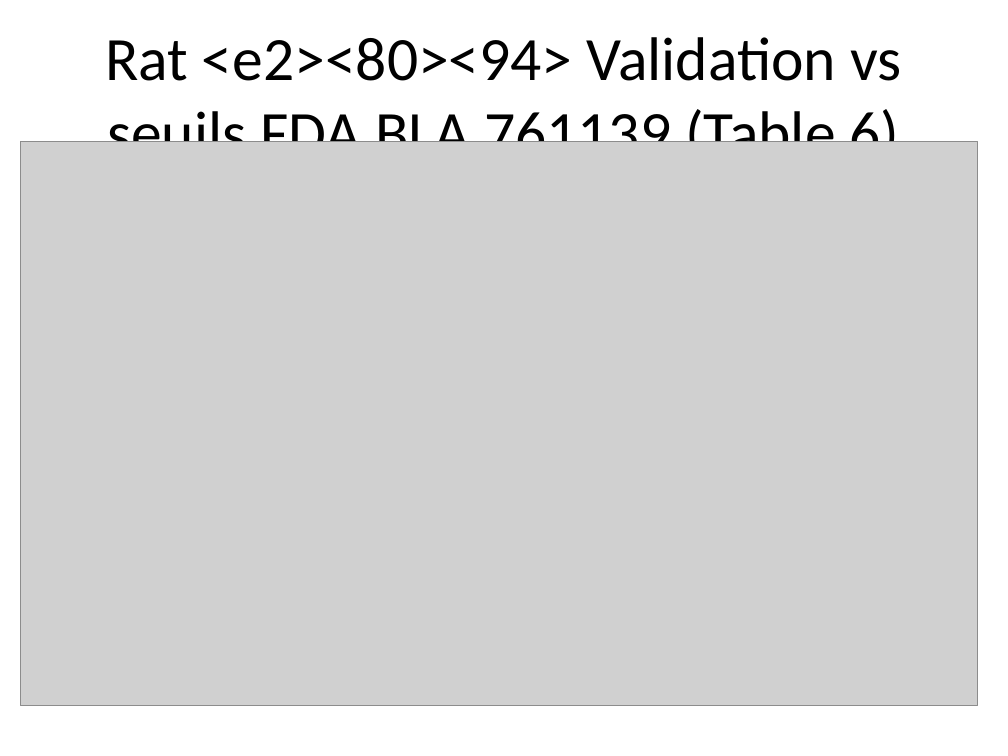
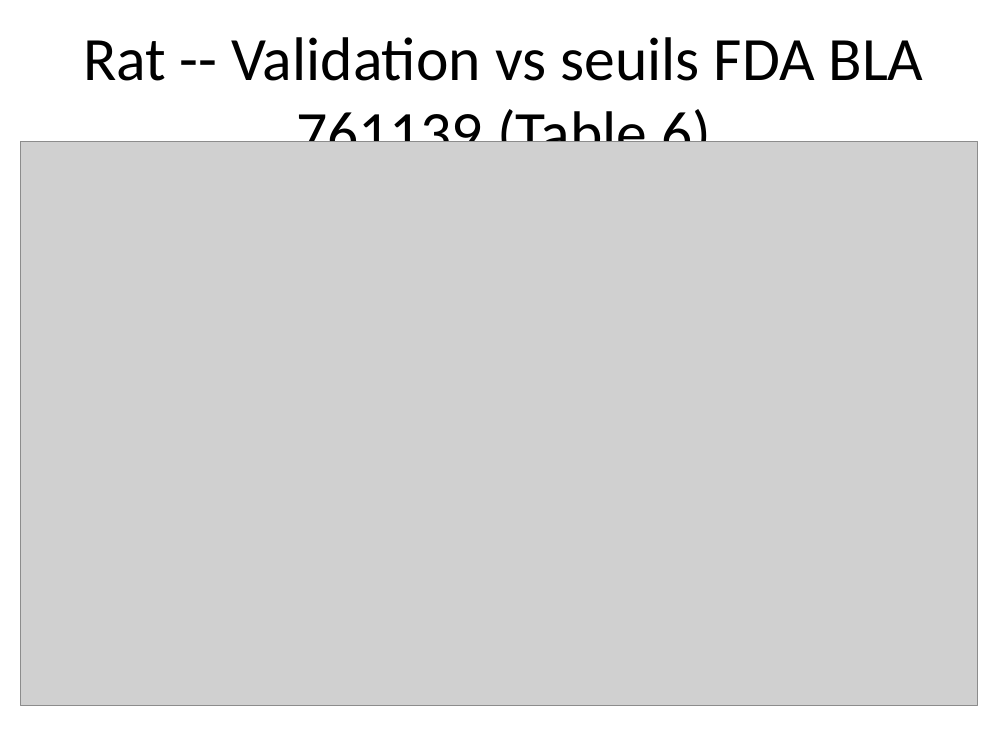
Before and after one commit to omarhss4k/Hema, a slide deck: slide 4 of scripts_tdxd/TDXD_presentation.pptx. Drawn at 1008x756 pixels with LibreOffice and Linux fonts; fonts in the diff are those of the drawing; grey boxes stand for pictures. Boxes give left, top, right and bottom in pixels: in the first picture for what was removed or moved away, otherwise in the second. Text is boxed around its words. In the diff, an @@ line names an element or a change of style, - is before the commit and + after.

```diff
--- a/scripts_tdxd/TDXD_presentation.pptx
+++ b/scripts_tdxd/TDXD_presentation.pptx
@@ title at [83,37,924,142]: text changed @@
-Rat <e2><80><94> Validation vs seuils FDA BLA 761139 (Table 6)
+Rat -- Validation vs seuils FDA BLA 761139 (Table 6)
```
Also in this commit, not shown: 11 other slides changed, 1 other file.
